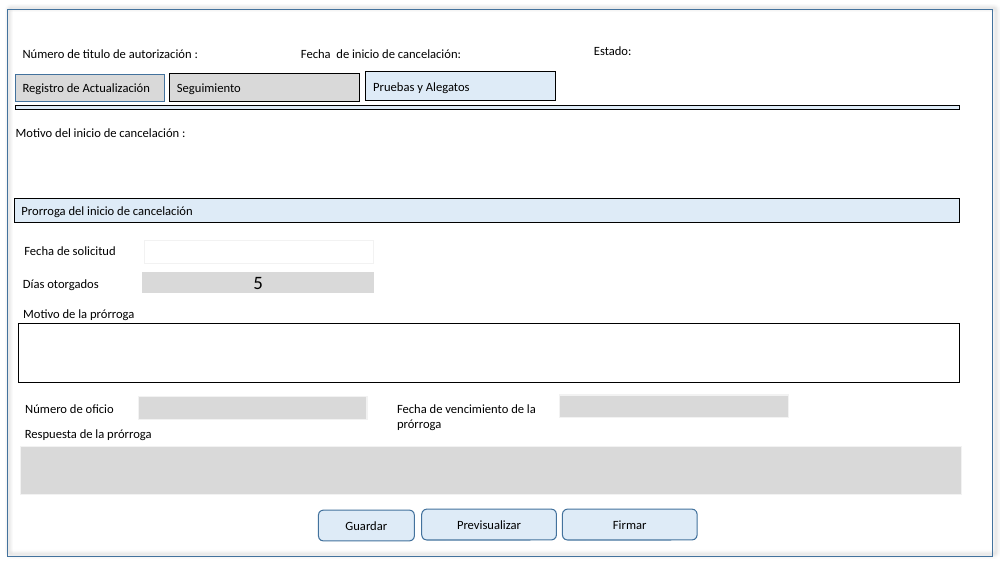
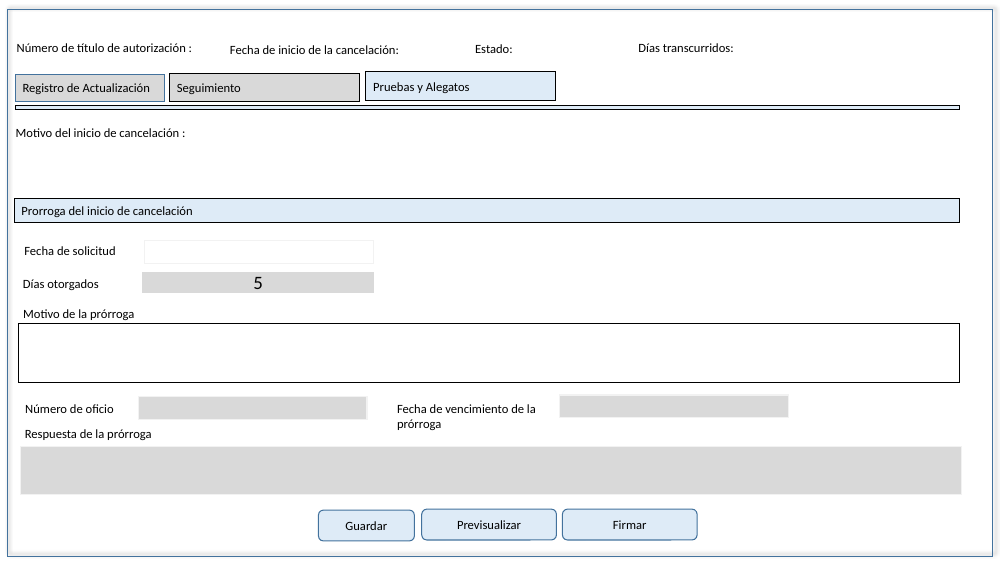
Before and after one commit to EDDIE83/Documentos, a slide deck: slide 10 of TAF 092019/Cancelación.pptx. Drawn at 1008x567 pixels with LibreOffice and Linux fonts; fonts in the diff are those of the drawing. Boxes give left, top, right and bottom in pixels: in the first picture for what was removed or moved away, otherwise in the second. Text is boxed around its words. In the diff, an @@ line names an element or a change of style, - is before the commit and + after.

```diff
--- a/TAF 092019/Cancelación.pptx
+++ b/TAF 092019/Cancelación.pptx
@@ text at (x1=17, y1=43, x2=186, y2=52): text changed @@
-Número de titulo de autorización :
+Número de título de autorización :
@@ text at (x1=230, y1=45, x2=399, y2=54): text changed @@
-Fecha de inicio de cancelación:
+Fecha de inicio de la cancelación:
@@ text "Estado:" moved from (x1=594, y1=46, x2=632, y2=55) to (x1=475, y1=44, x2=513, y2=53) @@
@@ text added at (x1=638, y1=43, x2=734, y2=52), 12 pt, text #000000 @@
+Días transcurridos:
```
Also in this commit, not shown: 13 other slides changed, 3 other files.
